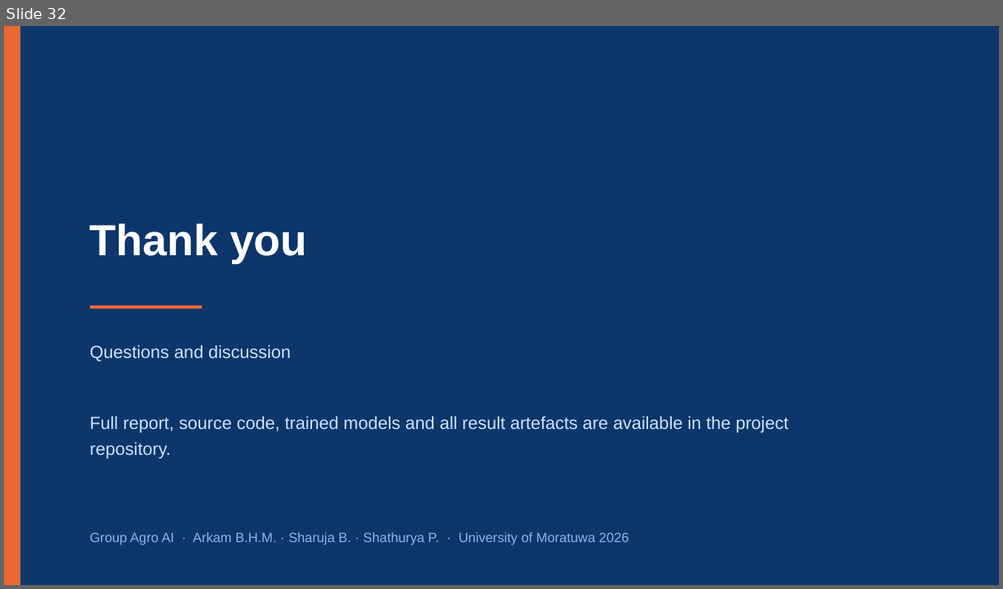
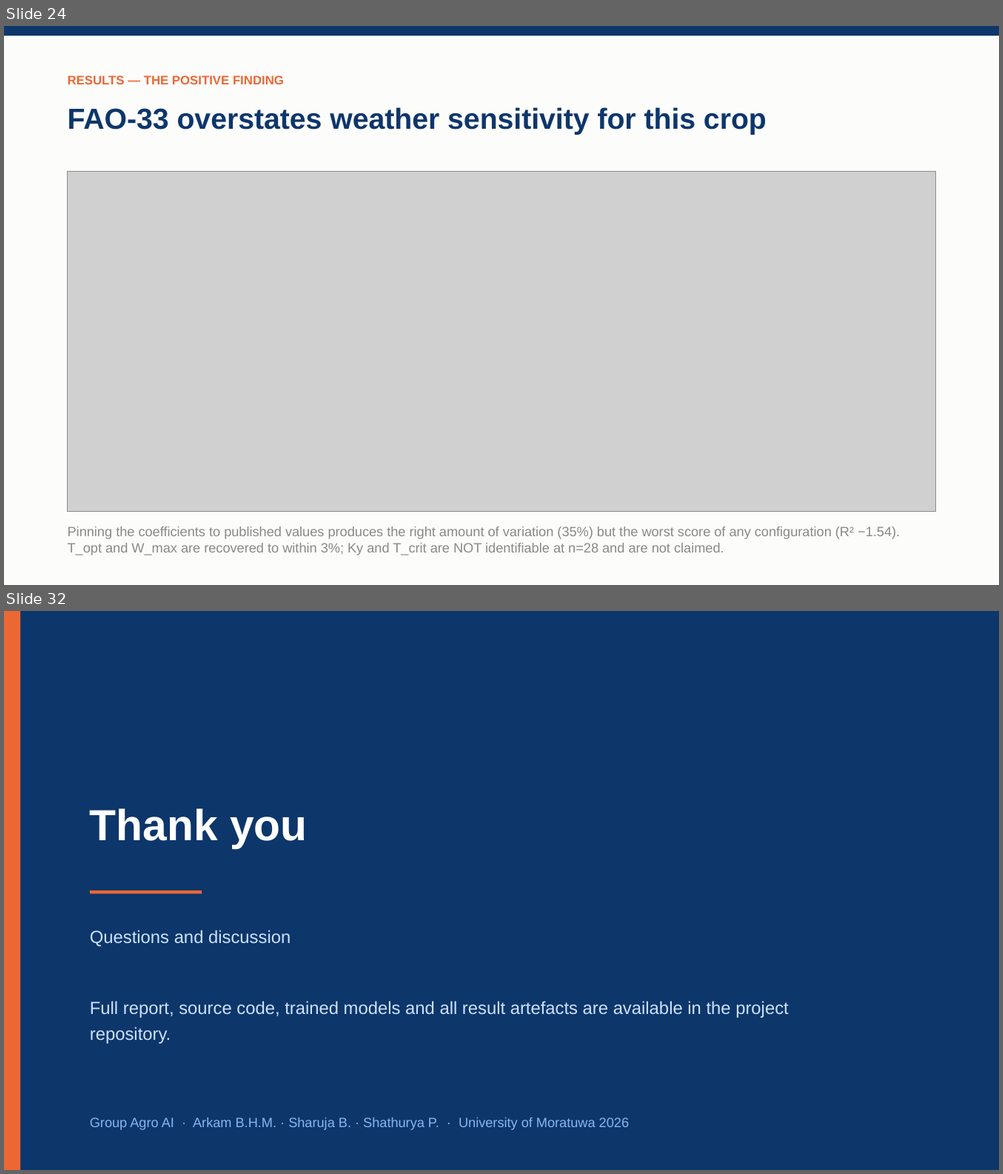
Before and after one commit to Arkambish/AgroAI, a slide deck: outputs/Final_Presentation_AgroAI.pptx. Shown one above the other, each under a label of ours: slide 32 before the commit, slides 24 and 32 after it; the slides between them are not shown. The pictures are 1003x589 and 1003x1174 pixels, drawn with LibreOffice and Linux fonts; fonts in the diff are those of the drawing; grey boxes stand for pictures. Boxes give left, top, right and bottom in pixels: in the first picture for what was removed or moved away, otherwise in the second. Text is boxed around its words. In the diff, an @@ line names an element or a change of style, - is before the commit and + after.

```diff
--- a/outputs/Final_Presentation_AgroAI.pptx
+++ b/outputs/Final_Presentation_AgroAI.pptx
@@ slide 24 added at <box>4,26,999,585</box>, background #FCFCFB @@
@@ rectangle added at <box>4,26,999,36</box>, fill #0D366B @@
@@ text added at <box>68,76,284,84</box>, 12 pt, text #EB6834, bold @@
+RESULTS — THE POSITIVE FINDING
@@ text added at <box>68,107,766,135</box>, 28 pt, text #0D366B, bold @@
+FAO-33 overstates weather sensitivity for this crop
@@ picture added at <box>68,172,935,511</box> @@
@@ text added at <box>68,527,899,556</box>, 13 pt, text #8A8983 @@
+Pinning the coefficients to published values produces the right amount of variation (35%) but the worst score of any configuration (R² −1.54). T_opt and W_max are recovered to within 3%; Ky and T_crit are NOT identifiable at n=28 and are not claimed.
```
Also in this commit, not shown: 9 slides changed, 12 other slides added, 13 slides removed, 46 other files.
